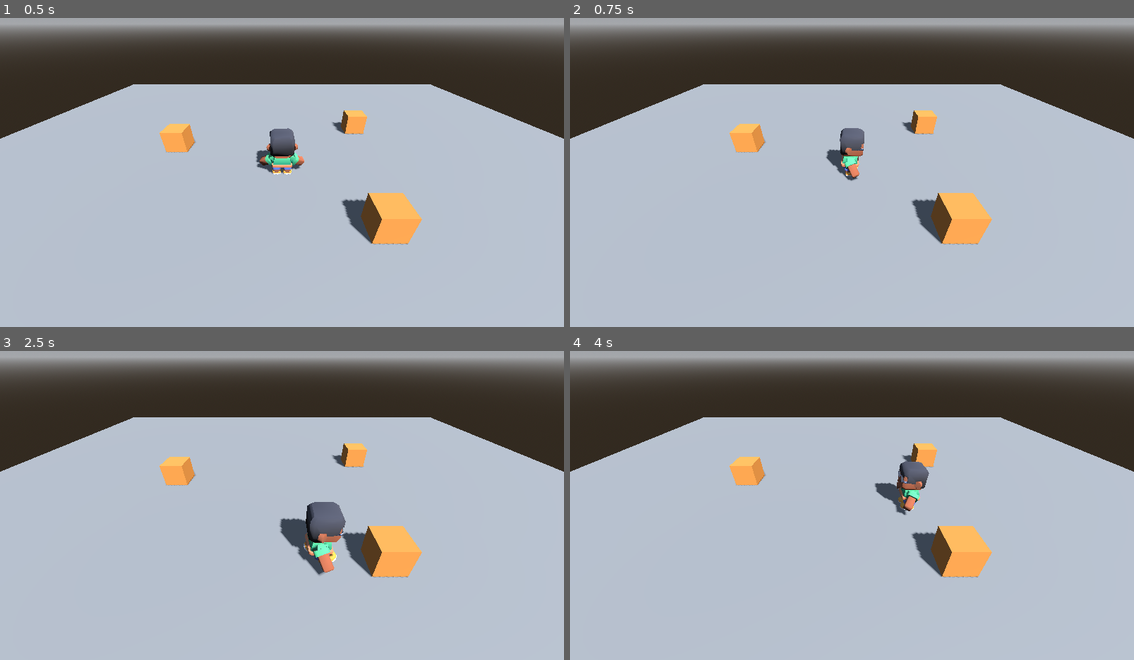
Above: before the commit, frames 1-4 (two rows, left to right).
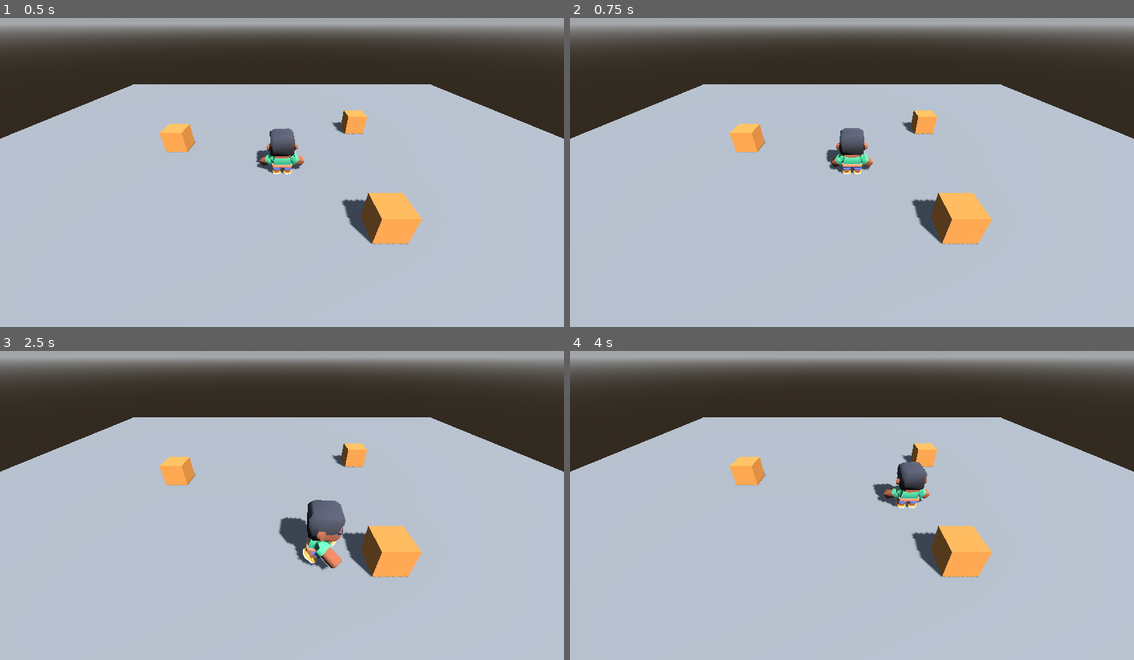
Above: after the commit, the same moments.

Repository: lunisgit-hub/The-Lost-Library
Game: Godot game, scene res://main.tscn
Same seed, same stepped clock (60 frames per second), same inputs: the game is played once before the commit and once after it.
Inputs:
- Up to frame 1 (0.5 s): no input
- Up to frame 2 (0.75 s): tap Enter at 0.5 s; hold D (move_right) from 0.53 s (still down); hold C (combate) from 0.53 s (still down)
- Up to frame 3 (2.5 s): release D (move_right) at 1.28 s; release C (combate) at 1.28 s; hold S (move_down) 1.28-2.03 s; tap C (combate) at 1.35, 2.3 s; hold D (move_right) from 2.03 s (still down); hold Shift (correr) from 2.03 s (still down)
- Up to frame 4 (4 s): release D (move_right) at 2.78 s; release Shift (correr) at 2.78 s; hold W (move_up) 2.78-3.53 s; tap Ctrl (rodar) at 2.85 s; tap C (combate) at 3.05 s; hold A (move_left) from 3.53 s (still down); hold C (combate) from 3.53 s (still down)

Frame 1 is identical in both runs. In frame 2, 0.5% of the frame differs, in the area x 45-54%, y 35-53%; in frame 3, 0.7%, in the area x 49-62%, y 48-73%; in frame 4, 0.7%.

Commit message:
T7 N3 - Tarea A - estados con su número

Diff:
--- a/personaje.gd
+++ b/personaje.gd
@@ -1,4 +1,7 @@
 extends CharacterBody3D
+
+enum Estado { QUIETO, CAMINAR, EN_COMBATE }
+const RAPIDEZ_ESTADO = [0.0, 4.0, 0.0] # Rapidez máxima en cada estado (m/s)
 
 @export var camara: Camera3D
 @export var speed_caminar = 4.0
@@ -11,6 +14,9 @@
 var accion = ""
 var avance = Vector3.ZERO
 
+var estado = Estado.QUIETO
+var rapidez_max_estado = 0.0
+
 func _physics_process(delta):
 	velocity += get_gravity() * delta
 	var input_dir = Input.get_vector("move_left", "move_right", "move_up", "move_down")
@@ -19,33 +25,50 @@
 	var giro_cam = camara.global_rotation.y
 	var direction = entrada.rotated(Vector3.UP, giro_cam).normalized()
 
-	# En nuestro juego, mantener C (acción "combate") frena a Velam a 0
-	var en_combate = Input.is_action_pressed("combate") if InputMap.has_action("combate") else false
-	var mult_efectivo = 0.0 if en_combate else multiplicador
+	var peleando = Input.is_action_pressed("combate") if InputMap.has_action("combate") else false
+	var mult_actual = 0.0 if peleando else multiplicador
 
 	var corre = Input.is_action_pressed("correr")
 	var speed = speed_correr if corre else speed_caminar
-	var objetivo = direction * speed * mult_efectivo
+	var objetivo = direction * speed * mult_actual
 	var paso = speed / tiempo_arranque * delta
 
 	avance = avance.move_toward(objetivo, paso)
 	velocity.x = avance.x + empuje.x
 	velocity.z = avance.z + empuje.z
 
-	if direction.length() > 0:
+	if direction.length() > 0 and not peleando:
 		basis = Basis.looking_at(direction)
 
+	move_and_slide()
+
+	var antes = estado
+	estado = elegir_estado()
+	rapidez_max_estado = RAPIDEZ_ESTADO[estado]
+	if estado != antes:
+		print("estado ", Estado.keys()[estado], " rapidez ", rapidez_max_estado, " m/s")
+	animar()
+	_prueba()
+
+func elegir_estado():
+	if InputMap.has_action("combate") and Input.is_action_pressed("combate"):
+		return Estado.EN_COMBATE
+	var rapidez = Vector2(velocity.x, velocity.z).length()
+	if rapidez < 0.1:
+		return Estado.QUIETO
+	return Estado.CAMINAR
+
+func animar():
 	if accion != "":
 		anim.play(accion)
-	elif avance.length() > speed_caminar + 0.1:
-		anim.play("sprint")
-	elif avance.length() > 0.1:
-		anim.play("walk")
-	else:
-		anim.play("idle")
-
-	move_and_slide()
-	_prueba()
+		return
+	match estado:
+		Estado.QUIETO:
+			anim.play("idle")
+		Estado.CAMINAR:
+			anim.play("walk")
+		Estado.EN_COMBATE:
+			anim.play("idle")
 
 
 # ---------------------------------------------------------------------------
